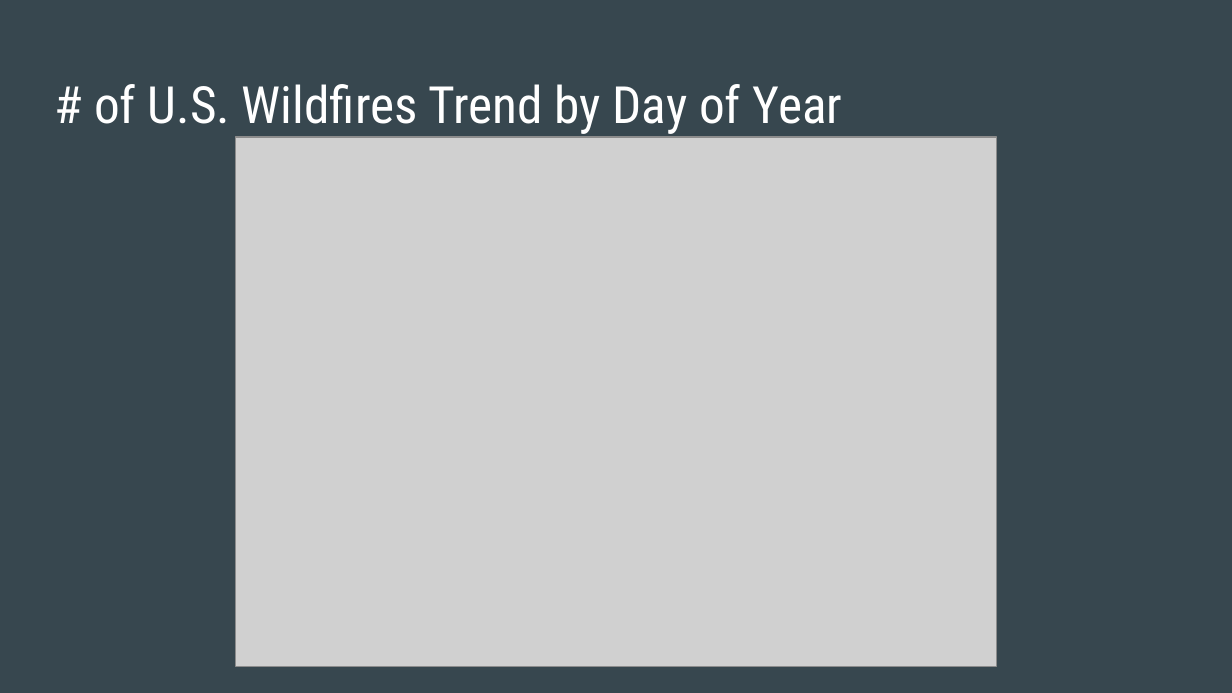
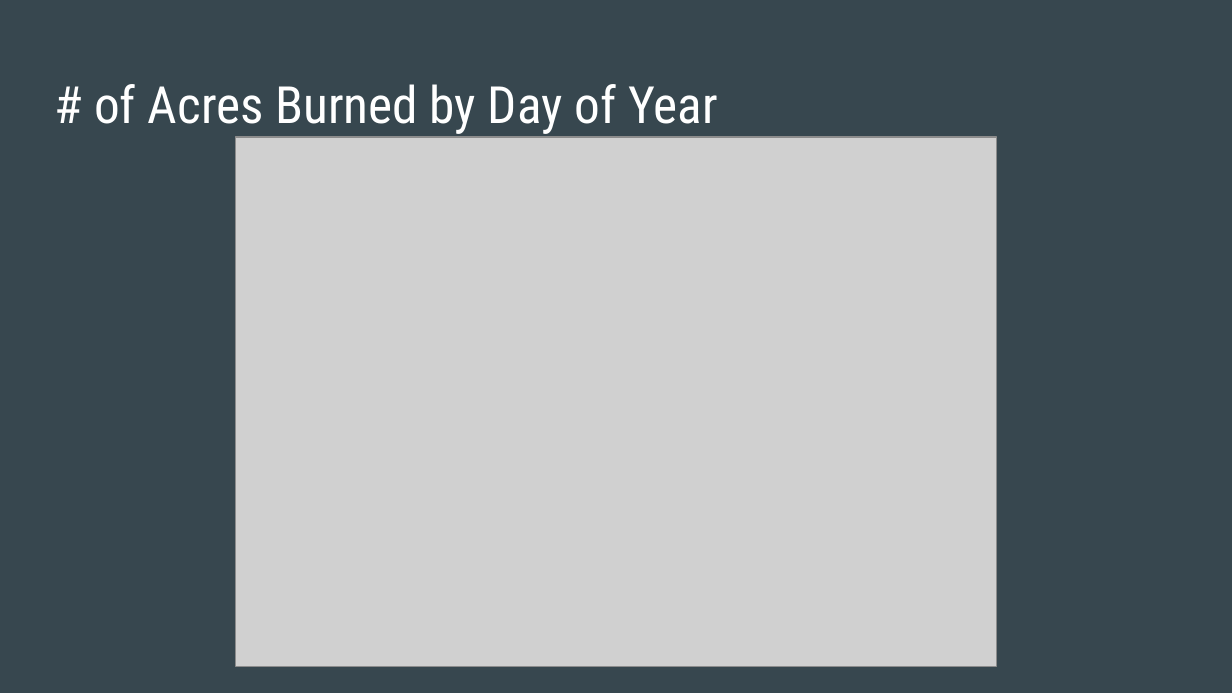
Before and after one commit to Firewatch-DTSC5301/wildfire, a slide deck: slide 6 of Firewatch_Presentation.pptx. Drawn at 1232x693 pixels with LibreOffice and Linux fonts; fonts in the diff are those of the drawing; grey boxes stand for pictures. Boxes give left, top, right and bottom in pixels: in the first picture for what was removed or moved away, otherwise in the second. Text is boxed around its words. In the diff, an @@ line names an element or a change of style, - is before the commit and + after.

```diff
--- a/Firewatch_Presentation.pptx
+++ b/Firewatch_Presentation.pptx
@@ title at bbox=[94, 84, 717, 134]: text changed @@
-# of U.S. Wildfires Trend by Day of Year
+# of Acres Burned by Day of Year
```
